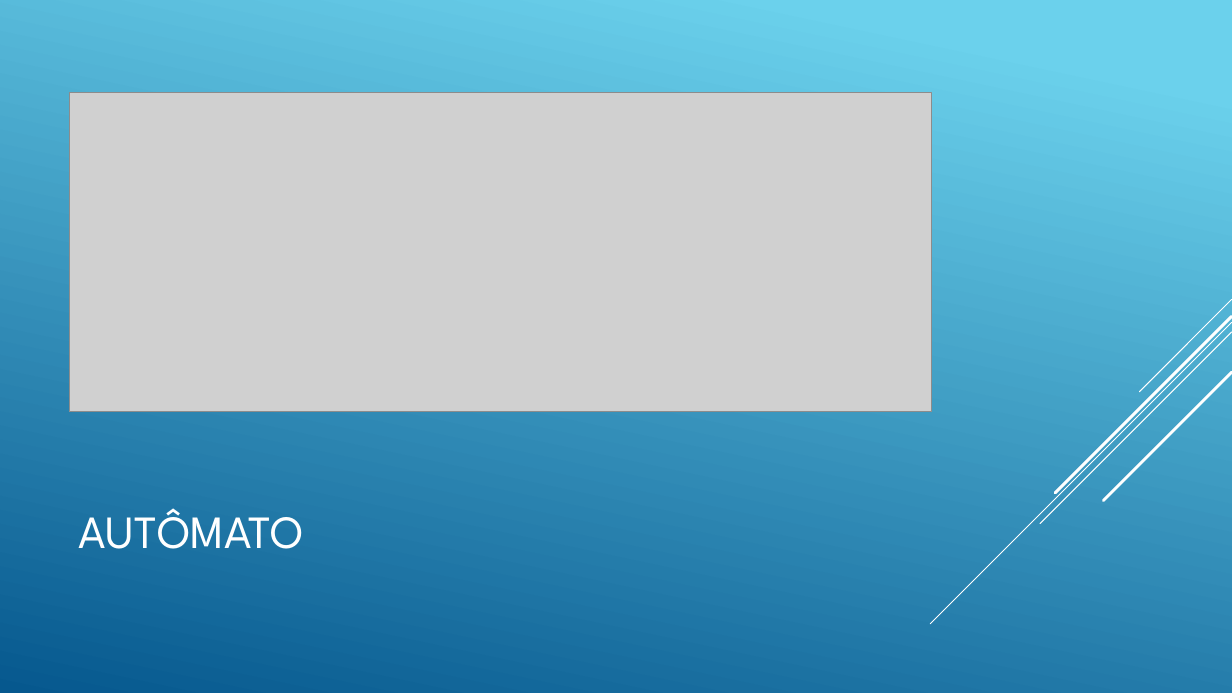
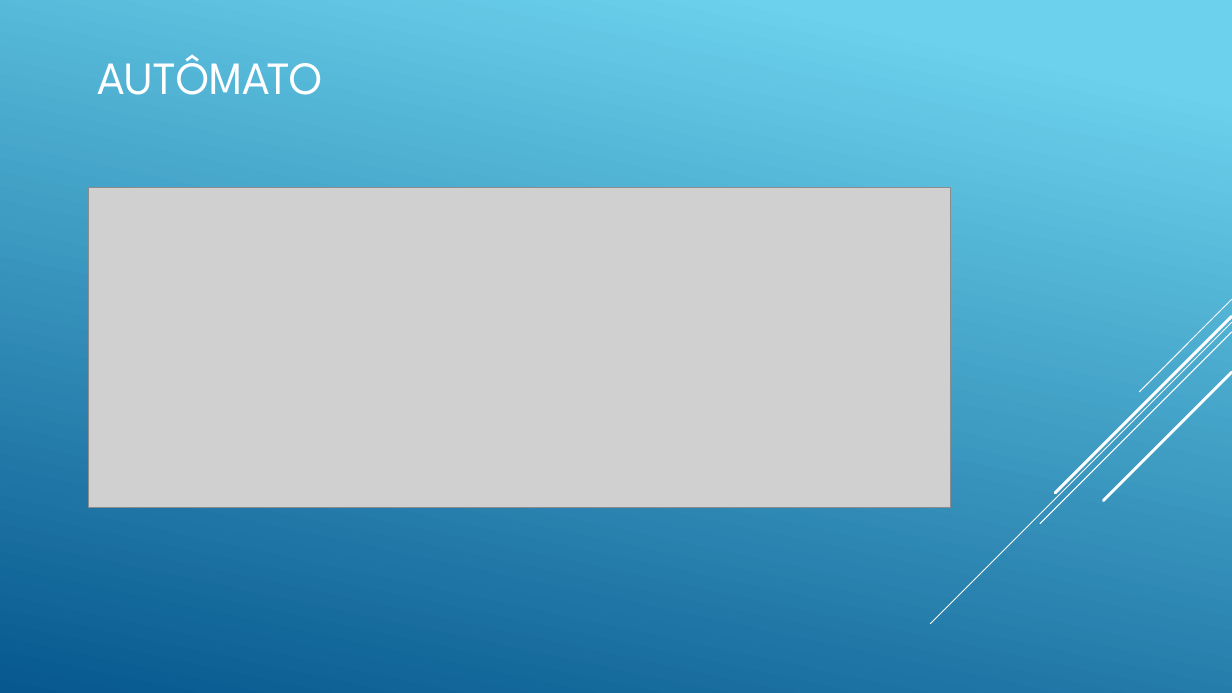
Before and after one commit to tomita-tomita/BuscaPadraoWeb, a slide deck: slide 6 of Arquivos/Apresentação.pptx. Drawn at 1232x693 pixels with LibreOffice and Linux fonts; fonts in the diff are those of the drawing; grey boxes stand for pictures. Boxes give left, top, right and bottom in pixels: in the first picture for what was removed or moved away, otherwise in the second. Text is boxed around its words. In the diff, an @@ line names an element or a change of style, - is before the commit and + after.

```diff
--- a/Arquivos/Apresentação.pptx
+++ b/Arquivos/Apresentação.pptx
@@ title "AUTÔMATO": place and size @@
-title "AUTÔMATO" at bbox=[78, 508, 303, 549]
+title "AUTÔMATO" at bbox=[97, 54, 322, 95]
@@ picture: place and size @@
-picture at bbox=[69, 92, 932, 412]
+picture at bbox=[88, 188, 950, 507]
```
Also in this commit, not shown: 3 other slides changed, 4 other files.
